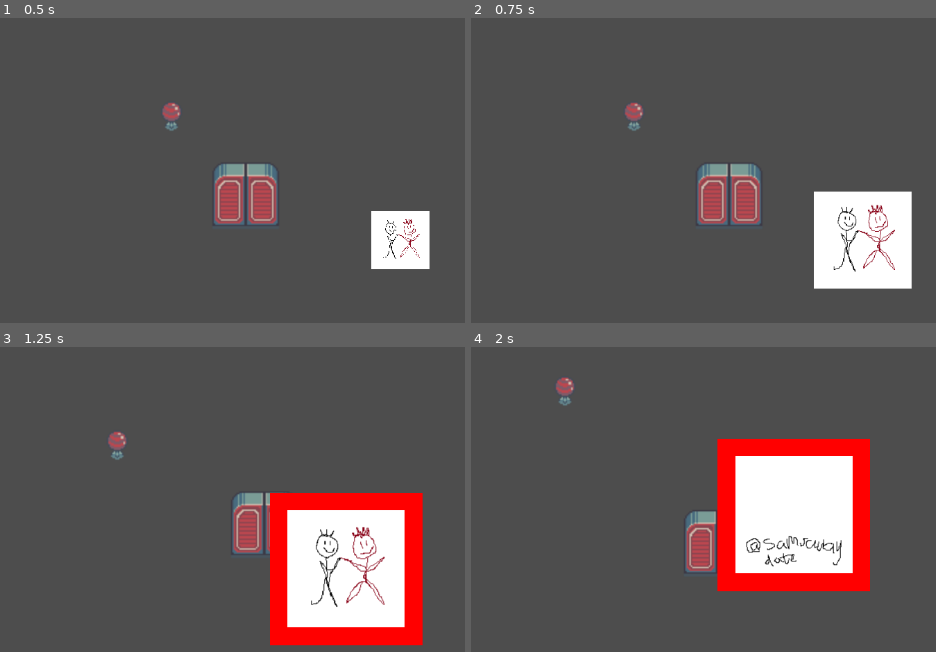
Above: before the commit, frames 1-4 (two rows, left to right).
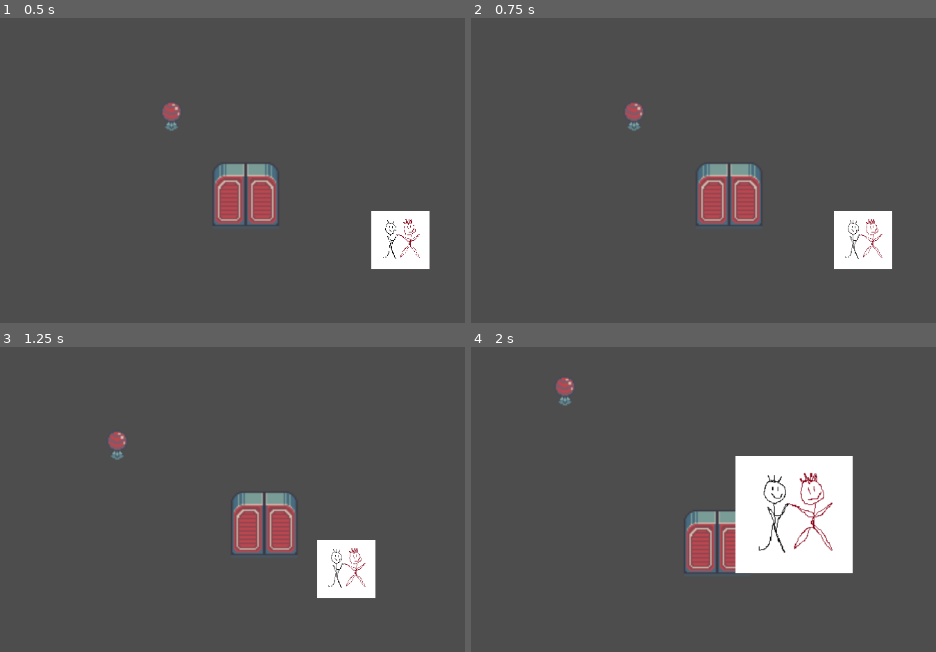
Above: after the commit, the same moments.

Repository: Tiltnick/ip2gd
Game: Godot game, scene res://scenes/test_i_scene_io.tscn
The game is run twice, just before and just after one commit, with the same random seed, the same clock (stepped at 60 frames per second) and the same inputs.
Inputs:
- Up to frame 1 (0.5 s): no input
- Up to frame 2 (0.75 s): tap Enter at 0.5 s; hold D (move_right) from 0.53 s (still down); tap E (interact) at 0.6 s
- Up to frame 3 (1.25 s): keep holding D (move_right)
- Up to frame 4 (2 s): release D (move_right) at 1.28 s; hold S (move_down) from 1.28 s (still down); tap E (interact) at 1.35 s

Frame 1 is identical in both runs. In frame 2, 5.1% of the frame differs, in the area x 73-95%, y 56-89%; in frame 3, 15%, in the area x 58-91%, y 47-99%; in frame 4, 8.2%.

Commit message:
"E"  only works when in area of object
zooms in, flips, resets correctly and only shows outline when in area, not when zoomed in

Diff:
--- a/scripts/photo.gd
+++ b/scripts/photo.gd
@@ -5,18 +5,19 @@
 
 var is_front := true
 var is_zoomed := false
-var start_scale: Vector2
+var front_start_scale: Vector2
+var back_start_scale: Vector2
 var photo_active := false
+var node_start_scale = scale
 
 func _ready():
-	start_scale = scale
+	front_start_scale = front.scale
+	back_start_scale = back.scale
 
 func _process(delta):
-	if Input.is_action_just_pressed("interact"):
-		if not is_zoomed:
-			_on_interact()
-		else:
-			_on_interact()
+	if (outline.visible or photo_active) and Input.is_action_just_pressed("interact"):
+		_on_interact()
+
 
 func _on_interact():
 	if not is_zoomed:
@@ -32,13 +33,17 @@
 
 func _zoom_in():
 	var tween = create_tween()
-	tween.tween_property(self, "scale", start_scale * 2, 0.2)
+	tween.tween_property(self, "scale", node_start_scale * 2, 0.2)
 
 func _flip_photo():
+	_hide_outline()
 	var tween = create_tween()
-	tween.tween_property(self, "scale:x", 0, 0.15)
+	tween.tween_property(front, "scale:x", 0, 0.15)
 	tween.tween_callback(Callable(self, "_toggle_sides"))
-	tween.tween_property(self, "scale:x", start_scale.x * 2, 0.15)
+	tween.tween_property(front, "scale:x", front_start_scale.x, 0.15)
+
+
+
 
 func _toggle_sides():
 	is_front = !is_front
@@ -47,17 +52,17 @@
 
 func _reset_photo():
 	var tween = create_tween()
-	tween.tween_property(self, "scale", start_scale, 0.2)
+	tween.tween_property(self, "scale", node_start_scale, 0.2)
 	tween.tween_callback(Callable(self, "_reset_state"))
 
 func _reset_state():
 	is_zoomed = false
+	photo_active = false
 	is_front = true
 	front.visible = true
 	back.visible = false
-	photo_active = false
-	if not photo_active and get_node("Area2D").has_overlapping_bodies():
-		outline.visible = true
+	_show_outline()
+
 
 func _show_outline():
 	if photo_active:
@@ -66,5 +71,6 @@
 		if get_node("Area2D").has_overlapping_bodies():
 			outline.visible = true
 
+
 func _hide_outline():
 	outline.visible = false
